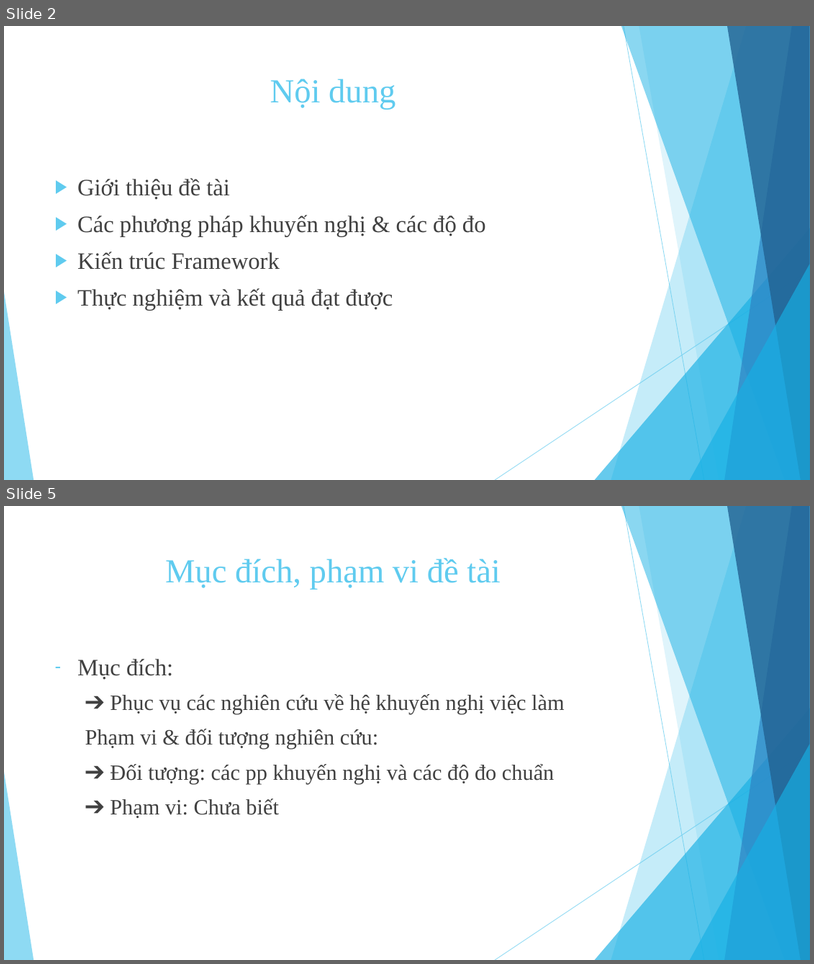
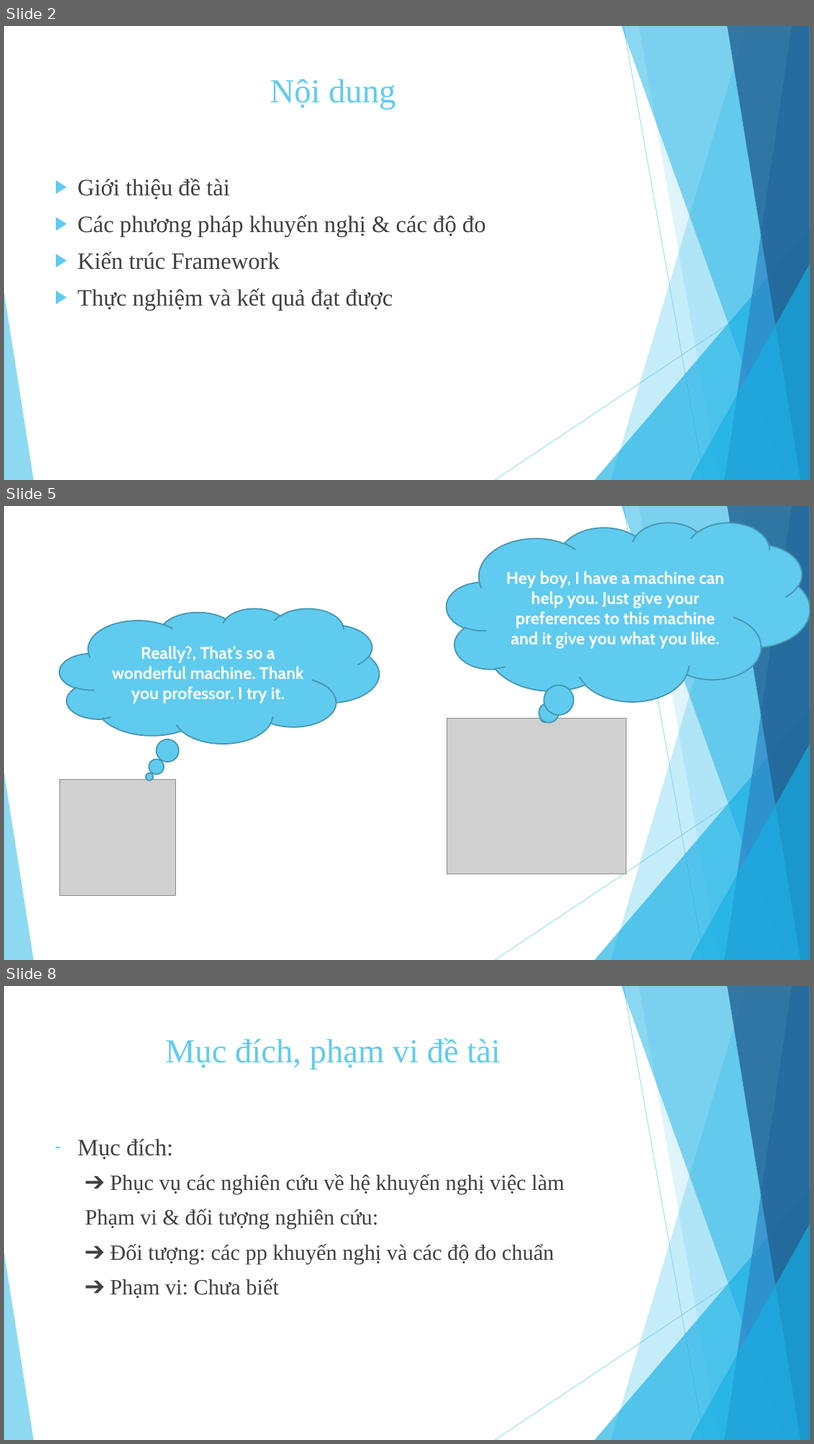
Before and after one commit to tuyennta/JobRecSys, a slide deck: Documents/Báo cáo/Bao cao KLTN.pptx. Shown one above the other, each under a label of ours: slides 2 and 5 before the commit, slides 2, 5 and 8 after it; the slides between them are not shown. The pictures are 814x964 and 814x1444 pixels, drawn with LibreOffice and Linux fonts; fonts in the diff are those of the drawing; grey boxes stand for pictures. Boxes give left, top, right and bottom in pixels: in the first picture for what was removed or moved away, otherwise in the second. Text is boxed around its words. In the diff, an @@ line names an element or a change of style, - is before the commit and + after.

```diff
--- a/Documents/Báo cáo/Bao cao KLTN.pptx
+++ b/Documents/Báo cáo/Bao cao KLTN.pptx
@@ slide 5 added at (x1=4, y1=506, x2=810, y2=960), background #FFFFFF; not listed: 10 template elements that a slide beside it also shows @@
@@ thought cloud added at (x1=447, y1=523, x2=810, y2=701), fill #5FCBEF, outline #4696B1 1.5 pt, 20 pt, text #FFFFFF, bold @@
+Hey boy, I have a machine can help you. Just give your preferences to this machine and it give you what you like.
@@ thought cloud added at (x1=59, y1=608, x2=380, y2=743), fill #5FCBEF, outline #4696B1 1.5 pt, 20 pt, text #FFFFFF, bold @@
+Really?, That’s so a wonderful machine. Thank you professor. I try it.
@@ picture added at (x1=447, y1=718, x2=627, y2=873) @@
@@ picture added at (x1=59, y1=780, x2=176, y2=896) @@
@@ what was slide 5 is now slide 8 @@
```
Also in this commit, not shown: 4 slides changed, 3 other slides added, 1 slide removed.
